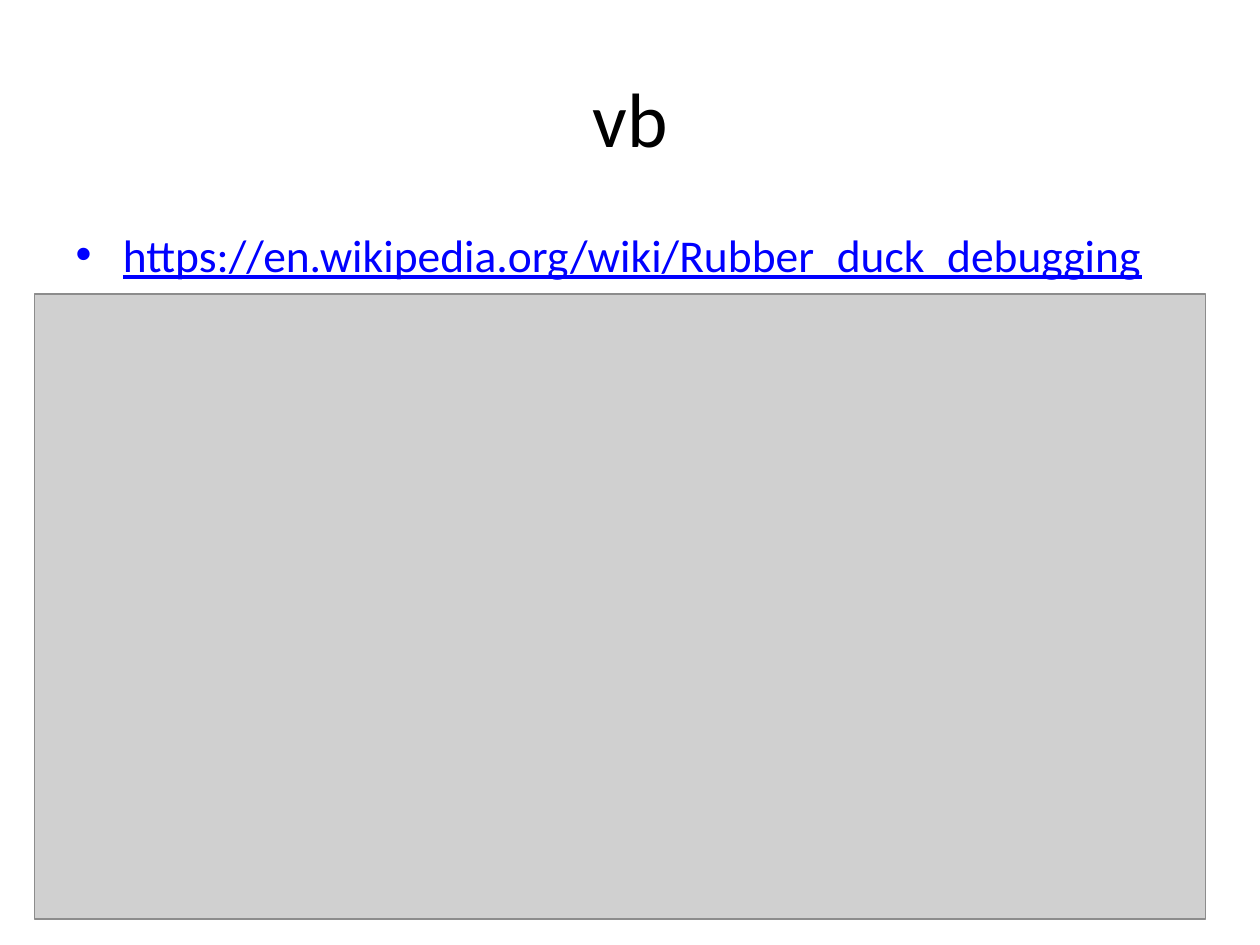
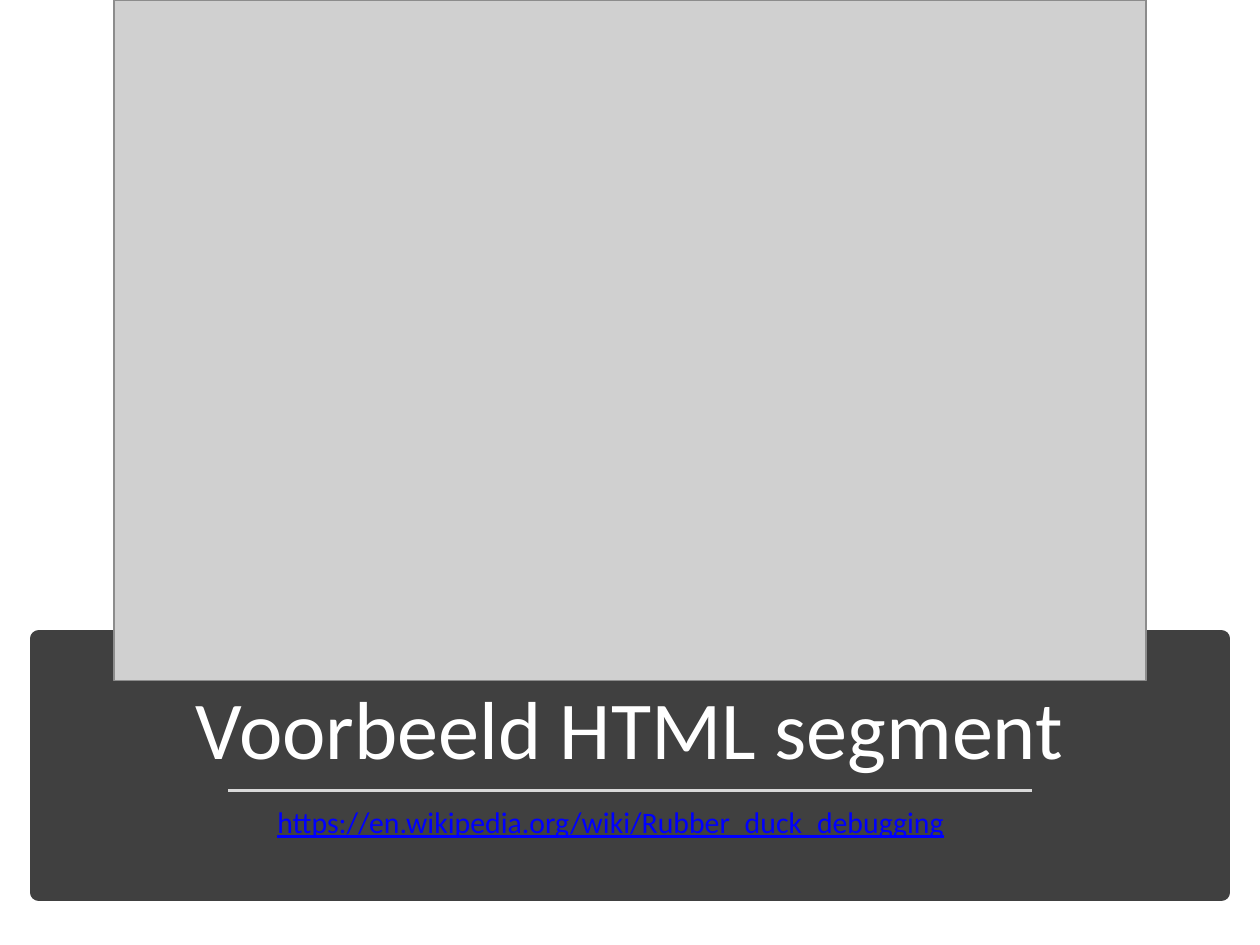
Before and after one commit to Belitili/Workshop-IntroHTML-CSS, a slide deck: slide 4 of Workshop werkdocumenten/Intro HTML en CSS.pptx (slide 3 before the commit). Drawn at 1260x945 pixels with LibreOffice and Linux fonts; fonts in the diff are those of the drawing; grey boxes stand for pictures. Boxes give left, top, right and bottom in pixels: in the first picture for what was removed or moved away, otherwise in the second. Text is boxed around its words. In the diff, an @@ line names an element or a change of style, - is before the commit and + after.

Commit message:
ppt: intro added, added some style, js removed, fixed spelling, minor content changes

```diff
--- a/Workshop werkdocumenten/Intro HTML en CSS.pptx
+++ b/Workshop werkdocumenten/Intro HTML en CSS.pptx
@@ picture: place and size @@
-picture at box(35, 294, 1206, 919)
+picture at box(115, 0, 1147, 680)
@@ title removed at box(592, 93, 667, 148) @@
-vb
@@ rectangle added at box(39, 639, 1221, 893), fill #404040, outline #404040 10 pt @@
@@ title added at box(196, 702, 1063, 773), 47 pt, text #FFFFFF @@
+Voorbeeld HTML segment
@@ text "https://en.wikipedia.org/wiki/Rubber_duck_debugging": place and size @@
-text "https://en.wikipedia.org/wiki/Rubber_duck_debugging" at box(123, 240, 1141, 280)
+text "https://en.wikipedia.org/wiki/Rubber_duck_debugging" at box(277, 812, 943, 838)
@@ text "https://en.wikipedia.org/wiki/Rubber_duck_debugging" at box(277, 812, 943, 838): size 26 to 17 pt; alignment left to centre; bullet • to none; line spacing 1 to 0.9; more space between paragraphs @@
@@ line added from (228, 791) to (1032, 791), #D9D9D9 1.75 pt @@
```
Also in this commit, not shown: 21 other slides changed, 1 slide added, 2 slides removed, 2 other files.
